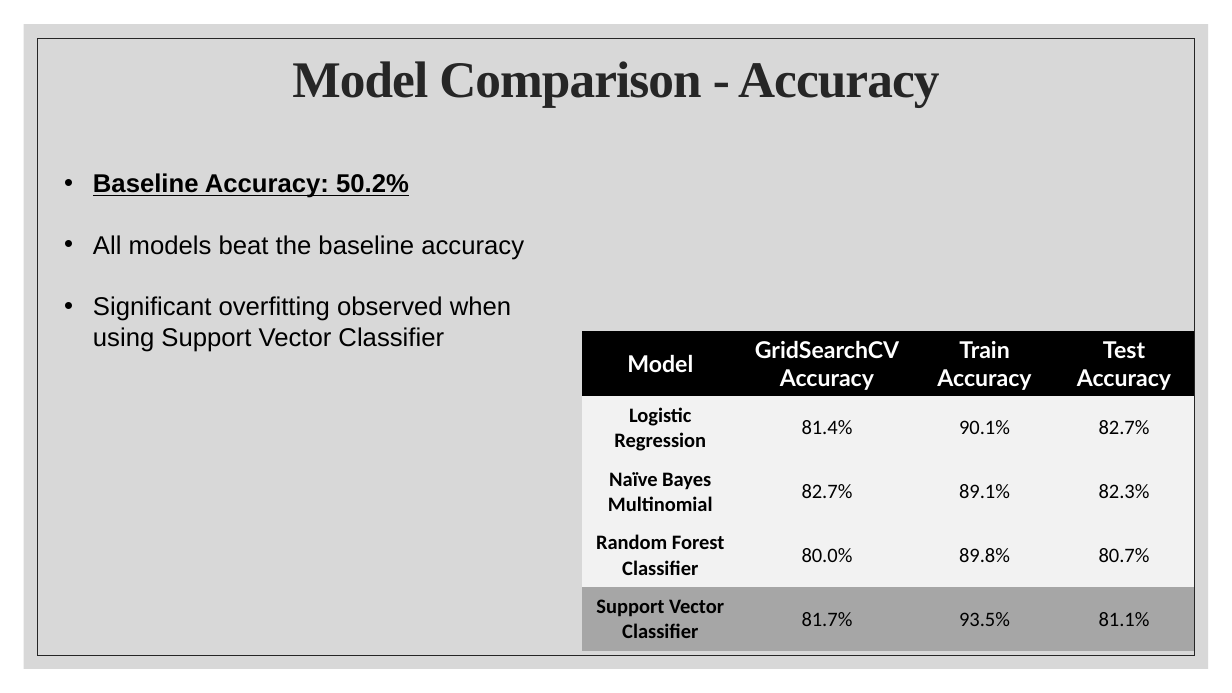
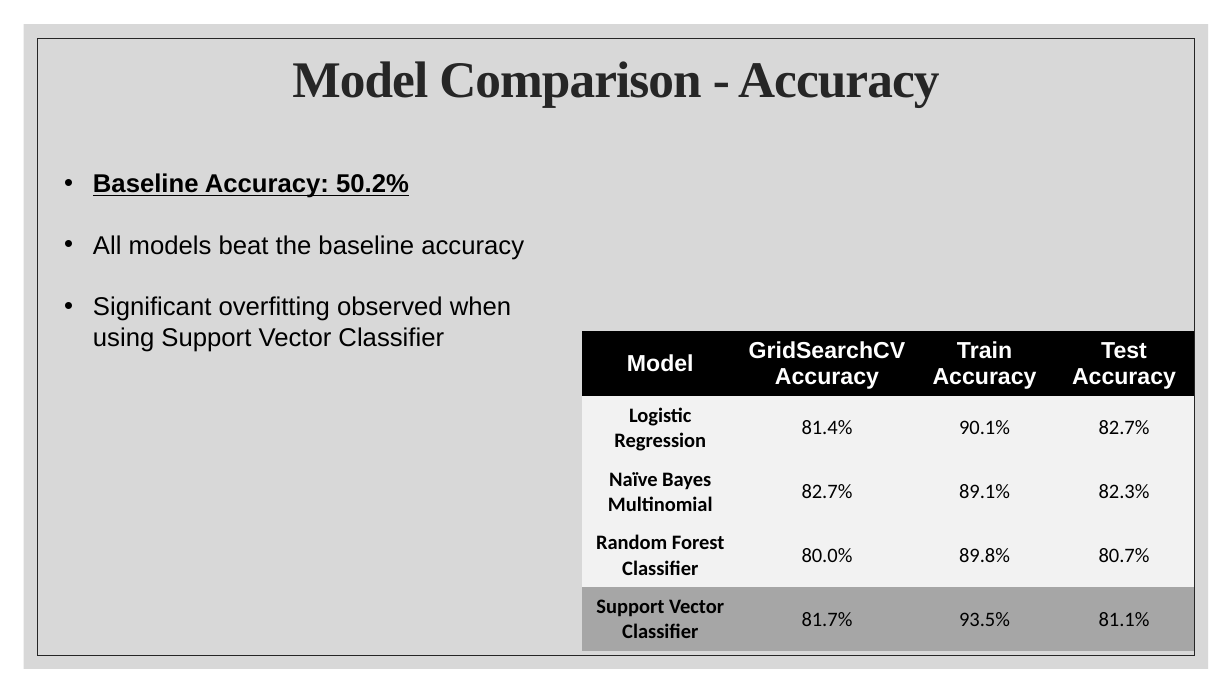
Before and after one commit to chrisgozali/GA_Projects, a slide deck: slide 6 of project_3/Presentation.pptx. Drawn at 1232x693 pixels with LibreOffice and Linux fonts; fonts in the diff are those of the drawing; background and template pictures are left out. Boxes give left, top, right and bottom in pixels: in the first picture for what was removed or moved away, otherwise in the second. Text is boxed around its words. In the diff, an @@ line names an element or a change of style, - is before the commit and + after.

```diff
--- a/project_3/Presentation.pptx
+++ b/project_3/Presentation.pptx
@@ table at (x1=581, y1=331, x2=1194, y2=652) @@
@@ font Lato to Arial in "Model", "GridSearchCV", "Accuracy", "Train Accuracy" and 1 more places @@
```
Also in this commit, not shown: 6 other slides changed, 23 other files.
